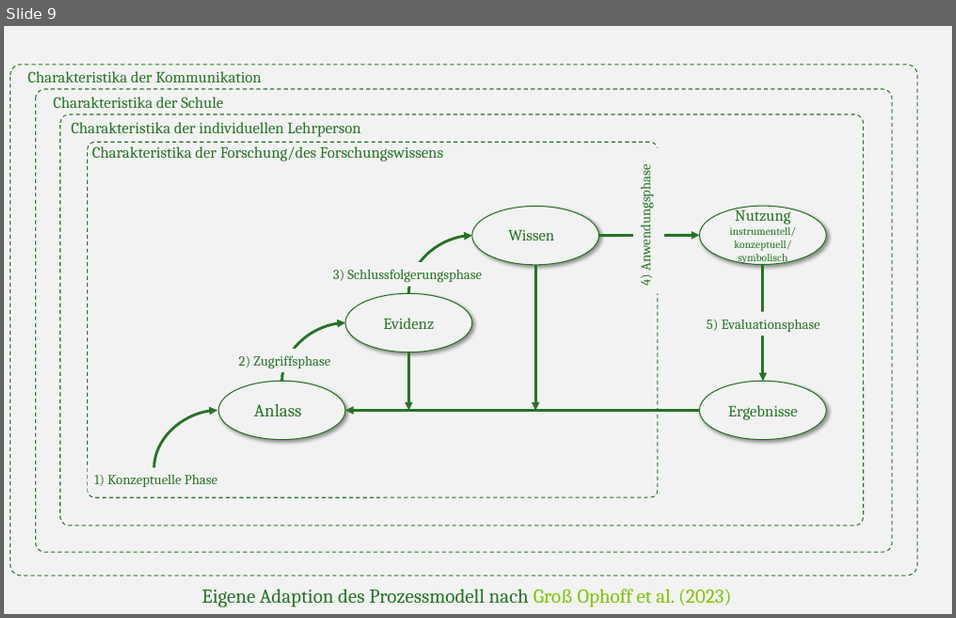
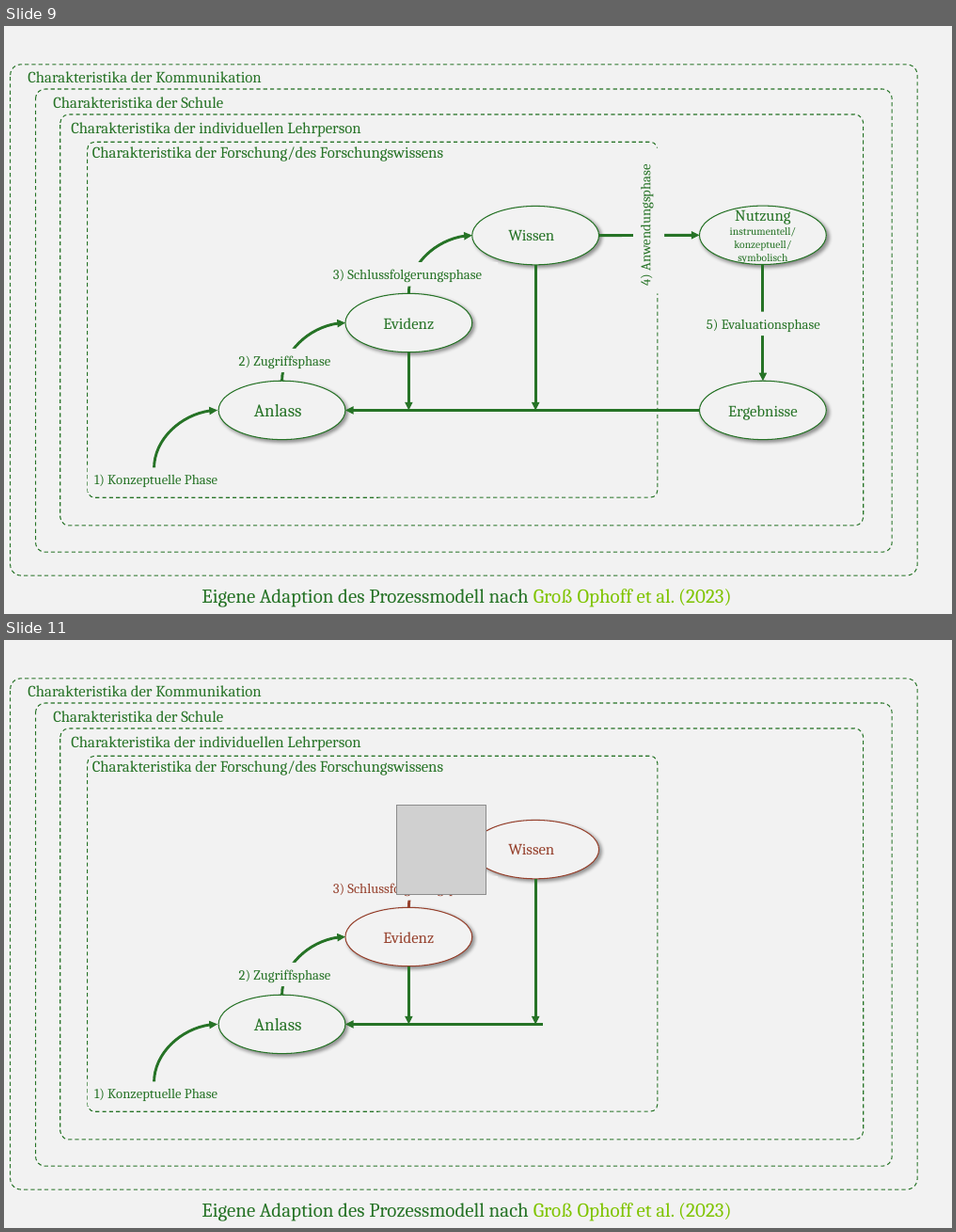
Before and after one commit to kirstinschmidt/Schmidt_Disputation, a slide deck: img/Groß_Ophoff et al (2023)_adapted.pptx. Shown one above the other, each under a label of ours: slide 9 before the commit, slides 9 and 11 after it; the slides between them are not shown. The pictures are 956x618 and 956x1232 pixels, drawn with LibreOffice and Linux fonts; fonts in the diff are those of the drawing; grey boxes stand for pictures. Boxes give left, top, right and bottom in pixels: in the first picture for what was removed or moved away, otherwise in the second. Text is boxed around its words. In the diff, an @@ line names an element or a change of style, - is before the commit and + after.

```diff
--- a/img/Groß_Ophoff et al (2023)_adapted.pptx
+++ b/img/Groß_Ophoff et al (2023)_adapted.pptx
@@ slide 11 added at (x1=4, y1=640, x2=952, y2=1228), background #F2F2F2 @@
@@ rounded rectangle added at (x1=11, y1=679, x2=918, y2=1190), outline #267326 1 pt dashed @@
@@ text added at (x1=28, y1=685, x2=262, y2=696), 16 pt, text #267326 @@
+Charakteristika der Kommunikation
@@ rounded rectangle added at (x1=35, y1=703, x2=891, y2=1166), outline #267326 1 pt dashed @@
@@ text added at (x1=53, y1=710, x2=223, y2=722), 16 pt, text #267326 @@
+Charakteristika der Schule
@@ rounded rectangle added at (x1=60, y1=728, x2=863, y2=1139), outline #267326 1 pt dashed @@
@@ text added at (x1=71, y1=736, x2=360, y2=751), 16 pt, text #267326 @@
+Charakteristika der individuellen Lehrperson
@@ rounded rectangle added at (x1=87, y1=756, x2=657, y2=1111), outline #267326 1 pt dashed @@
@@ text added at (x1=92, y1=760, x2=443, y2=775), 16 pt, text #267326 @@
+Charakteristika der Forschung/des Forschungswissens
@@ picture added at (x1=397, y1=805, x2=486, y2=895) @@
@@ ellipse added at (x1=472, y1=820, x2=598, y2=878), fill #F2F2F2, outline #96412D 1 pt @@
@@ curved arrow added from (408, 907) to (472, 850), #96412D 2.75 pt @@
@@ text added at (x1=508, y1=843, x2=554, y2=854), 16 pt, text #96412D @@
+Wissen
@@ text added at (x1=333, y1=880, x2=482, y2=896), 14 pt, text #96412D @@
+3) Schlussfolgerungsphase
@@ arrow added from (536, 879) to (536, 1024), #267326 2.75 pt @@
@@ ellipse added at (x1=345, y1=907, x2=472, y2=965), fill #F2F2F2, outline #96412D 1 pt, 16 pt, text #96412D @@
+Evidenz
@@ curved arrow added from (282, 994) to (345, 936), #267326 2.75 pt @@
@@ text added at (x1=239, y1=969, x2=330, y2=982), 14 pt, text #267326 @@
+2) Zugriffsphase
@@ arrow added from (408, 966) to (408, 1024), #267326 2.75 pt @@
@@ ellipse added at (x1=218, y1=994, x2=345, y2=1053), fill #F2F2F2, outline #267326 1 pt @@
@@ curved arrow added from (154, 1082) to (217, 1024), #267326 2.75 pt @@
@@ text added at (x1=254, y1=1018, x2=302, y2=1030), 18 pt, text #267326 @@
+Anlass
@@ arrow added from (543, 1024) to (345, 1024), #267326 2.75 pt @@
@@ text added at (x1=94, y1=1088, x2=217, y2=1101), 14 pt, text #267326 @@
+1) Konzeptuelle Phase
@@ text added at (x1=201, y1=1202, x2=731, y2=1221), 20 pt, text #267326 @@
+Eigene Adaption des Prozessmodell nach Groß Ophoff et al. (2023)
```
Also in this commit, not shown: 1 other slide added, 12 other files.
